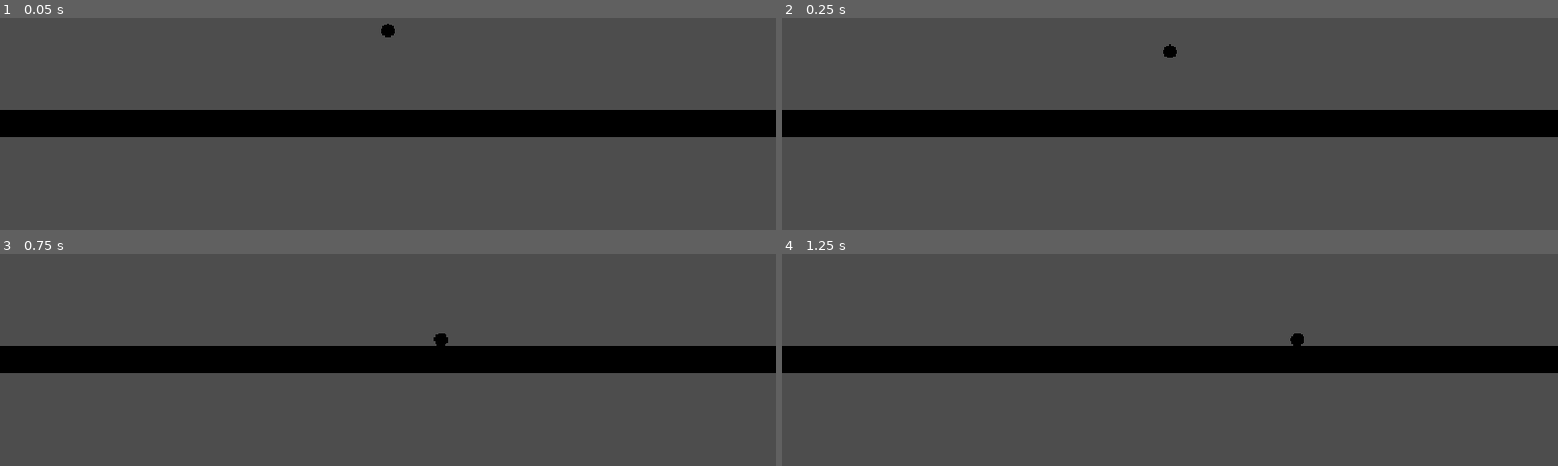
Above: before the commit, frames 1-4 (two rows, left to right).
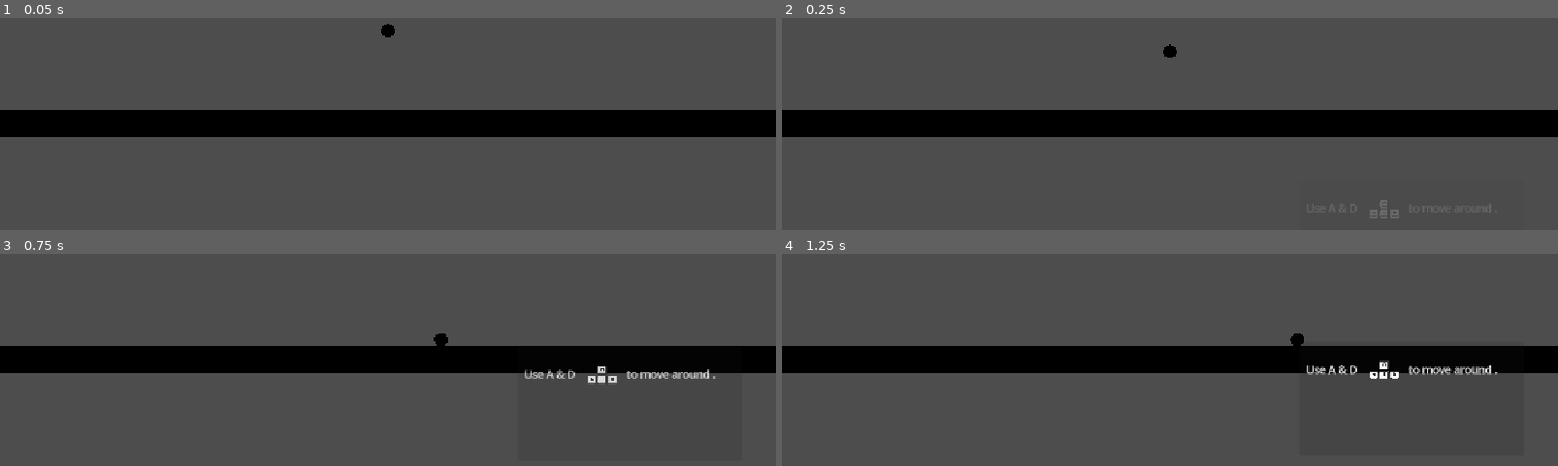
Above: after the commit, the same moments.

Repository: unjerry/GGJ2026Test
Game: Godot game, scene res://main/main.tscn
The game is run twice, just before and just after one commit, with the same random seed, the same clock (stepped at 60 frames per second) and the same inputs. The project has no main scene, so this scene is started directly.
Inputs (mouse positions are in pixels of both pictures, inside the frame that each line leads up to):
- Up to frame 1 (0.05 s): no input
- Up to frame 2 (0.25 s): no input
- Up to frame 3 (0.75 s): tap Enter at 0.5 s; move the mouse to (outside the picture) at 0.52 s; hold D (move_right) from 0.53 s (still down); tap Shift (dash) at 0.6 s
- Up to frame 4 (1.25 s): keep holding D (move_right); tap Space (jump) at 0.77 s

Frame 1 is identical in both runs. In frame 2, 0.1% of the frame differs, in the area x 70-92%, y 85-94%; in frame 3, 0.5%; in frame 4, 0.7%, in the area x 67-93%, y 50-59%.

Commit message:
ALL -m popup

Diff:
--- a/maingame/main/main.tscn
+++ b/maingame/main/main.tscn
@@ -1,7 +1,8 @@
-[gd_scene load_steps=3 format=3]
+[gd_scene load_steps=4 format=3]
 
 [ext_resource type="PackedScene" path="res://player/player.tscn" id="1"]
 [ext_resource type="PackedScene" path="res://envm/ground.tscn" id="2"]
+[ext_resource type="PackedScene" path="res://tutorialUI/popup.tscn" id="3_hx20w"]
 
 [node name="Main" type="Node2D"]
 
@@ -14,3 +15,7 @@
 
 [node name="Ground" parent="." instance=ExtResource("2")]
 position = Vector2(0, 120)
+
+[node name="UI" type="CanvasLayer" parent="."]
+
+[node name="TutorialPopup" parent="UI" instance=ExtResource("3_hx20w")]
--- /dev/null
+++ b/maingame/tutorialUI/popup.gd
@@ -0,0 +1,78 @@
+extends Control
+
+signal tutorial_finished
+
+@export var auto_start := true
+
+var state := "start"
+
+var _moved_left := false
+var _moved_right := false
+
+@onready var _animation_tree: AnimationTree = $statemachine
+
+
+func _ready() -> void:
+	#pass
+	_ensure_input()
+	#_animation_tree.active = true
+	#_animation_player.animation_finished.connect(_on_animation_finished)
+	if auto_start:
+		start_tutorial()
+
+
+func _process(_delta: float) -> void:
+	if state != "start":
+		return
+
+	if Input.is_action_just_pressed("move_left"):
+		_moved_left = true
+	if Input.is_action_just_pressed("move_right"):
+		_moved_right = true
+
+	if _moved_left and _moved_right:
+		_complete_tutorial()
+
+
+func start_tutorial() -> void:
+	state = "start"
+	_moved_left = false
+	_moved_right = false
+	show()
+
+
+
+func _complete_tutorial() -> void:
+	state = "hide"
+
+
+func _on_animation_finished(anim_name: StringName) -> void:
+	if anim_name == &"Hide" and state == "end":
+		hide()
+		tutorial_finished.emit()
+
+
+func _ensure_input() -> void:
+	_add_action("move_left", [KEY_A, KEY_LEFT])
+	_add_action("move_right", [KEY_D, KEY_RIGHT])
+
+
+func _add_action(action_name: String, keycodes: Array) -> void:
+	if not InputMap.has_action(action_name):
+		InputMap.add_action(action_name)
+
+	var existing := InputMap.action_get_events(action_name)
+	for keycode in keycodes:
+		var already := false
+		for ev in existing:
+			if ev is InputEventKey and (ev.keycode == keycode or ev.physical_keycode == keycode):
+				already = true
+				break
+		if already:
+			continue
+
+		var event := InputEventKey.new()
+		event.keycode = keycode
+		event.physical_keycode = keycode
+		InputMap.action_add_event(action_name, event)
+		existing.append(event)
--- a/maingame/tutorialUI/popup.tscn
+++ b/maingame/tutorialUI/popup.tscn
@@ -1,7 +1,123 @@
-[gd_scene load_steps=3 format=3 uid="uid://bc88h4q2xmvod"]
+[gd_scene load_steps=10 format=3 uid="uid://bc88h4q2xmvod"]
 
 [ext_resource type="Theme" uid="uid://2dfilxv0lnph" path="res://tutorialUI/UI.tres" id="1_ceelg"]
 [ext_resource type="Texture2D" uid="uid://cn1oavouy7nvi" path="res://tutorialUI/wasd.png" id="2_ceelg"]
+[ext_resource type="Script" uid="uid://c7r12jyaapwxb" path="res://tutorialUI/popup.gd" id="3_7e1cw"]
+[ext_resource type="AnimationNodeStateMachine" uid="uid://co5tg43hhmgml" path="res://tutorialUI/popup_AD.tres" id="3_n2n3w"]
+
+[sub_resource type="Animation" id="Animation_ceelg"]
+resource_name = "AD"
+tracks/0/type = "value"
+tracks/0/imported = false
+tracks/0/enabled = true
+tracks/0/path = NodePath("panel_Hint_AD:visible")
+tracks/0/interp = 1
+tracks/0/loop_wrap = true
+tracks/0/keys = {
+"times": PackedFloat32Array(0, 1),
+"transitions": PackedFloat32Array(1, 1),
+"update": 1,
+"values": [true, true]
+}
+tracks/1/type = "bezier"
+tracks/1/imported = false
+tracks/1/enabled = true
+tracks/1/path = NodePath("panel_Hint_AD:position:y")
+tracks/1/interp = 1
+tracks/1/loop_wrap = true
+tracks/1/keys = {
+"handle_modes": PackedInt32Array(0, 0),
+"points": PackedFloat32Array(200, -0.25, 0, 0.25, 0, 0, -0.9, 0, 0.25, 0),
+"times": PackedFloat32Array(0, 1)
+}
+tracks/2/type = "bezier"
+tracks/2/imported = false
+tracks/2/enabled = true
+tracks/2/path = NodePath("panel_Hint_AD:modulate:a")
+tracks/2/interp = 1
+tracks/2/loop_wrap = true
+tracks/2/keys = {
+"handle_modes": PackedInt32Array(0, 0),
+"points": PackedFloat32Array(0, -0.25, 0, 0.25, 0, 1, -0.25, 0, 0.25, 0),
+"times": PackedFloat32Array(0, 1)
+}
+
+[sub_resource type="Animation" id="Animation_r30qg"]
+resource_name = "Hide"
+length = 0.2
+tracks/0/type = "value"
+tracks/0/imported = false
+tracks/0/enabled = true
+tracks/0/path = NodePath("panel_Hint_AD:visible")
+tracks/0/interp = 1
+tracks/0/loop_wrap = true
+tracks/0/keys = {
+"times": PackedFloat32Array(0, 0.2),
+"transitions": PackedFloat32Array(1, 1),
+"update": 1,
+"values": [true, false]
+}
+tracks/1/type = "value"
+tracks/1/imported = false
+tracks/1/enabled = true
+tracks/1/path = NodePath("panel_Hint_AD:position:y")
+tracks/1/interp = 1
+tracks/1/loop_wrap = true
+tracks/1/keys = {
+"times": PackedFloat32Array(0, 0.2),
+"transitions": PackedFloat32Array(1, 1),
+"update": 0,
+"values": [0.0, 220.0]
+}
+tracks/2/type = "value"
+tracks/2/imported = false
+tracks/2/enabled = true
+tracks/2/path = NodePath("panel_Hint_AD:modulate:a")
+tracks/2/interp = 1
+tracks/2/loop_wrap = true
+tracks/2/keys = {
+"times": PackedFloat32Array(0, 0.2),
+"transitions": PackedFloat32Array(1, 1),
+"update": 0,
+"values": [1.0, 0.0]
+}
+
+[sub_resource type="Animation" id="Animation_ut8xv"]
+length = 0.001
+tracks/0/type = "value"
+tracks/0/imported = false
+tracks/0/enabled = true
+tracks/0/path = NodePath("panel_Hint_AD:visible")
+tracks/0/interp = 1
+tracks/0/loop_wrap = true
+tracks/0/keys = {
+"times": PackedFloat32Array(0),
+"transitions": PackedFloat32Array(1),
+"update": 1,
+"values": [true]
+}
+
+[sub_resource type="Animation" id="Animation_n2n3w"]
+resource_name = "loop"
+tracks/0/type = "method"
+tracks/0/imported = false
+tracks/0/enabled = true
+tracks/0/path = NodePath(".")
+tracks/0/interp = 1
+tracks/0/loop_wrap = true
+tracks/0/keys = {
+"times": PackedFloat32Array(),
+"transitions": PackedFloat32Array(),
+"values": []
+}
+
+[sub_resource type="AnimationLibrary" id="AnimationLibrary_n2n3w"]
+_data = {
+&"AD": SubResource("Animation_ceelg"),
+&"Hide": SubResource("Animation_r30qg"),
+&"RESET": SubResource("Animation_ut8xv"),
+&"loop": SubResource("Animation_n2n3w")
+}
 
 [node name="popup" type="Control"]
 layout_mode = 3
@@ -16,40 +132,54 @@
 grow_horizontal = 0
 grow_vertical = 0
 theme = ExtResource("1_ceelg")
+script = ExtResource("3_7e1cw")
 
-[node name="PanelContainer" type="PanelContainer" parent="."]
+[node name="AnimationPlayer" type="AnimationPlayer" parent="."]
+libraries = {
+&"": SubResource("AnimationLibrary_n2n3w")
+}
+
+[node name="statemachine" type="AnimationTree" parent="."]
+tree_root = ExtResource("3_n2n3w")
+anim_player = NodePath("../AnimationPlayer")
+
+[node name="panel_Hint_AD" type="PanelContainer" parent="."]
+modulate = Color(1, 1, 1, 0)
 layout_mode = 1
 anchors_preset = 15
 anchor_right = 1.0
 anchor_bottom = 1.0
+offset_top = 200.0
+offset_right = 0.00036621094
+offset_bottom = 199.99673
 grow_horizontal = 2
 grow_vertical = 2
 
-[node name="MarginContainer" type="MarginContainer" parent="PanelContainer"]
+[node name="MarginContainer" type="MarginContainer" parent="panel_Hint_AD"]
 layout_mode = 2
 
-[node name="Hint_AD" type="HFlowContainer" parent="PanelContainer/MarginContainer"]
+[node name="Hint_AD" type="HFlowContainer" parent="panel_Hint_AD/MarginContainer"]
 layout_mode = 2
 size_flags_vertical = 3
 
-[node name="Label_use" type="Label" parent="PanelContainer/MarginContainer/Hint_AD"]
+[node name="Label_use" type="Label" parent="panel_Hint_AD/MarginContainer/Hint_AD"]
 layout_mode = 2
 text = "ui.use"
 
-[node name="Label_AD" type="Label" parent="PanelContainer/MarginContainer/Hint_AD"]
+[node name="Label_AD" type="Label" parent="panel_Hint_AD/MarginContainer/Hint_AD"]
 layout_mode = 2
 text = "A & D "
 
-[node name="Image_wasd" type="TextureRect" parent="PanelContainer/MarginContainer/Hint_AD"]
+[node name="Image_wasd" type="TextureRect" parent="panel_Hint_AD/MarginContainer/Hint_AD"]
 custom_minimum_size = Vector2(64, 64)
 layout_mode = 2
 texture = ExtResource("2_ceelg")
 expand_mode = 1
 
-[node name="Label_movehint" type="Label" parent="PanelContainer/MarginContainer/Hint_AD"]
+[node name="Label_movehint" type="Label" parent="panel_Hint_AD/MarginContainer/Hint_AD"]
 layout_mode = 2
 text = "ui.move_hint"
 
-[node name="Label_period" type="Label" parent="PanelContainer/MarginContainer/Hint_AD"]
+[node name="Label_period" type="Label" parent="panel_Hint_AD/MarginContainer/Hint_AD"]
 layout_mode = 2
 text = "ui.period"
--- /dev/null
+++ b/maingame/tutorialUI/popup_AD.tres
@@ -0,0 +1,28 @@
+[gd_resource type="AnimationNodeStateMachine" load_steps=6 format=3 uid="uid://co5tg43hhmgml"]
+
+[sub_resource type="AnimationNodeAnimation" id="AnimationNodeAnimation_ut8xv"]
+animation = &"AD"
+
+[sub_resource type="AnimationNodeAnimation" id="AnimationNodeAnimation_n2n3w"]
+animation = &"Hide"
+
+[sub_resource type="AnimationNodeStateMachineTransition" id="AnimationNodeStateMachineTransition_wksi3"]
+switch_mode = 2
+advance_mode = 2
+advance_expression = "state==\"hidee\""
+
+[sub_resource type="AnimationNodeStateMachineTransition" id="AnimationNodeStateMachineTransition_l8amq"]
+switch_mode = 2
+
+[sub_resource type="AnimationNodeStateMachineTransition" id="AnimationNodeStateMachineTransition_ut8xv"]
+advance_mode = 2
+
+[resource]
+states/AD/node = SubResource("AnimationNodeAnimation_ut8xv")
+states/AD/position = Vector2(348, 48.02975)
+states/End/position = Vector2(801, 47.92189)
+states/Hide/node = SubResource("AnimationNodeAnimation_n2n3w")
+states/Hide/position = Vector2(643, 49.291832)
+states/Start/position = Vector2(171, 47.814026)
+transitions = ["AD", "Hide", SubResource("AnimationNodeStateMachineTransition_wksi3"), "Hide", "End", SubResource("AnimationNodeStateMachineTransition_l8amq"), "Start", "AD", SubResource("AnimationNodeStateMachineTransition_ut8xv")]
+graph_offset = Vector2(111, -96)
--- /dev/null
+++ b/maingame/tutorialUI/popup_Space.tres
@@ -0,0 +1,28 @@
+[gd_resource type="AnimationNodeStateMachine" load_steps=6 format=3 uid="uid://dadjoka1m0bfn"]
+
+[sub_resource type="AnimationNodeAnimation" id="AnimationNodeAnimation_qsdge"]
+animation = &"AD_2"
+
+[sub_resource type="AnimationNodeAnimation" id="AnimationNodeAnimation_5e5jt"]
+animation = &"Hide_2"
+
+[sub_resource type="AnimationNodeStateMachineTransition" id="AnimationNodeStateMachineTransition_5e5jt"]
+advance_mode = 2
+
+[sub_resource type="AnimationNodeStateMachineTransition" id="AnimationNodeStateMachineTransition_nnxr3"]
+switch_mode = 2
+advance_mode = 2
+advance_expression = "hide==\"Space\""
+
+[sub_resource type="AnimationNodeStateMachineTransition" id="AnimationNodeStateMachineTransition_j5rcv"]
+switch_mode = 2
+
+[resource]
+states/AD_2/node = SubResource("AnimationNodeAnimation_qsdge")
+states/AD_2/position = Vector2(273, 98.3125)
+states/End/position = Vector2(633, 98.21875)
+states/Hide_2/node = SubResource("AnimationNodeAnimation_5e5jt")
+states/Hide_2/position = Vector2(444, 98.328125)
+states/Start/position = Vector2(63.5, 98.125)
+transitions = ["Start", "AD_2", SubResource("AnimationNodeStateMachineTransition_5e5jt"), "AD_2", "Hide_2", SubResource("AnimationNodeStateMachineTransition_nnxr3"), "Hide_2", "End", SubResource("AnimationNodeStateMachineTransition_j5rcv")]
+graph_offset = Vector2(-52, -26)
Not shown, added: maingame/tutorialUI/keyboard_image.png.import
Not shown, added: maingame/tutorialUI/popup.gd.uid
Not shown, added: maingame/godot_check_popup.log
Not shown, added: maingame/godot_cli.log
Not shown, changed: maingame/tutorialUI/AGENTS.override.md
